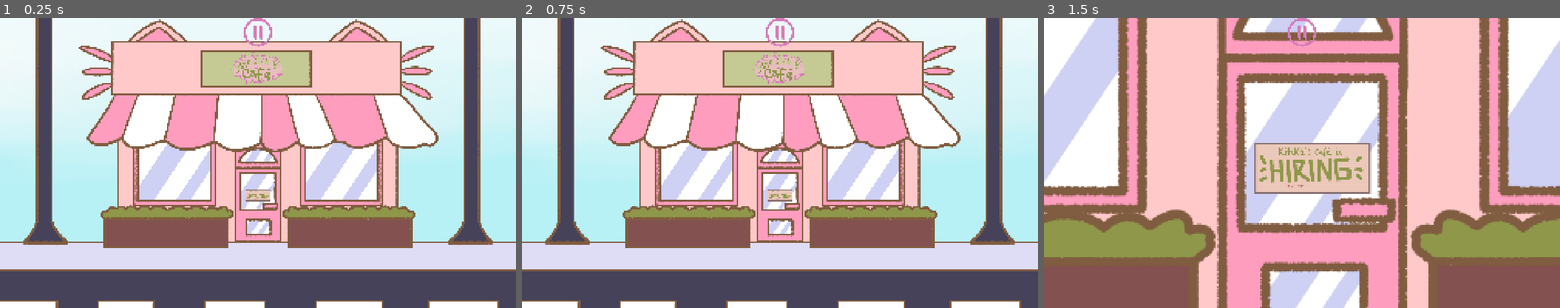
Above: before the commit, frames 1-3 (left to right).
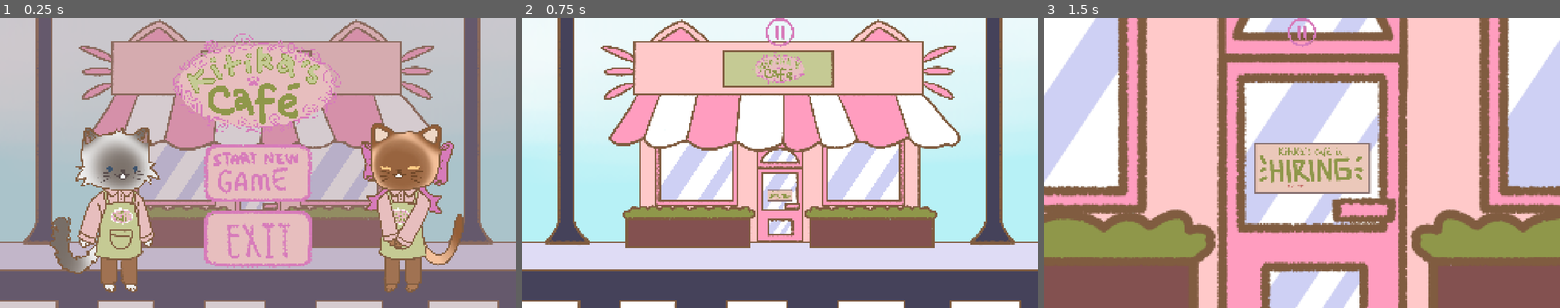
Above: after the commit, the same moments.

Repository: tabyrocket/kitikas-cafe
Game: Godot game, scene res://scenes/main_menu.tscn
Two runs of this game, one before a commit and one after it. Both use one fixed random seed, a clock stepped at 60 frames per second and the inputs below. Before the commit the project starts from res://scenes/outside_scene.tscn.
Inputs (mouse positions are in pixels of both pictures, inside the frame that each line leads up to):
- Up to frame 1 (0.25 s): no input
- Up to frame 2 (0.75 s): click (780, 174) at 0.52 s
- Up to frame 3 (1.5 s): click (1302, 194) at 1.25 s

The runs differ from the first frame. In frame 1, 93% of the frame differs, in the area x 0-100%, y 0-100%; in frame 2, nothing differs; in frame 3, nothing differs.

Commit message:
Main menu

Diff:
--- a/kitikas-cafe/project.godot
+++ b/kitikas-cafe/project.godot
@@ -11,7 +11,7 @@
 [application]
 
 config/name="kitikas-cafe"
-run/main_scene="res://scenes/outside_scene.tscn"
+run/main_scene="uid://fjyps0itymn4"
 config/features=PackedStringArray("4.6", "GL Compatibility")
 config/icon="res://icon.svg"
 
--- /dev/null
+++ b/kitikas-cafe/scenes/main_menu.gd
@@ -0,0 +1,11 @@
+extends Control
+
+
+
+func _on_start_button_pressed() -> void:
+	print('hi')
+	get_tree().change_scene_to_file("res://scenes/outside_scene.tscn")
+
+
+func _on_exit_button_pressed() -> void:
+	get_tree().quit()
--- /dev/null
+++ b/kitikas-cafe/scenes/main_menu.tscn
@@ -0,0 +1,141 @@
+[gd_scene format=3 uid="uid://fjyps0itymn4"]
+
+[ext_resource type="Script" uid="uid://18w5h2o0fvr0" path="res://scenes/main_menu.gd" id="1_oa1go"]
+[ext_resource type="Texture2D" uid="uid://bgf774w81d8bv" path="res://assets/backgrounds/kitikas_cafe_outside.png" id="1_wu84c"]
+[ext_resource type="Texture2D" uid="uid://epnhcy3agr2m" path="res://assets/images/buttons/startmenubuttons_start.png" id="3_rtw2f"]
+[ext_resource type="Texture2D" uid="uid://bixppu6a8e0v" path="res://assets/images/buttons/startmenubuttons_start2.png" id="3_tbmy8"]
+[ext_resource type="Texture2D" uid="uid://cotos6ybsx10g" path="res://assets/images/buttons/startmenubuttons_exit.png" id="4_oa1go"]
+[ext_resource type="Texture2D" uid="uid://mnkvhoeafv7e" path="res://assets/characters/mc_default.png" id="5_oa1go"]
+[ext_resource type="Texture2D" uid="uid://cy5al2o2ldj35" path="res://assets/images/buttons/startmenubuttons_exit2.png" id="6_jk1qb"]
+[ext_resource type="Texture2D" uid="uid://dqabgmoglhblw" path="res://assets/characters/kitika_default.png" id="6_tbmy8"]
+[ext_resource type="Texture2D" uid="uid://bexkc74a4lahj" path="res://assets/images/sign.png" id="7_jk1qb"]
+
+[sub_resource type="StyleBoxTexture" id="StyleBoxTexture_tbmy8"]
+texture = ExtResource("3_rtw2f")
+
+[sub_resource type="StyleBoxTexture" id="StyleBoxTexture_5dd4i"]
+texture = ExtResource("3_tbmy8")
+
+[sub_resource type="StyleBoxTexture" id="StyleBoxTexture_jk1qb"]
+texture = ExtResource("3_tbmy8")
+
+[sub_resource type="StyleBoxEmpty" id="StyleBoxEmpty_lgwnu"]
+
+[sub_resource type="StyleBoxTexture" id="StyleBoxTexture_lgwnu"]
+texture = ExtResource("4_oa1go")
+
+[sub_resource type="StyleBoxTexture" id="StyleBoxTexture_flqon"]
+texture = ExtResource("6_jk1qb")
+
+[sub_resource type="StyleBoxTexture" id="StyleBoxTexture_rcqid"]
+texture = ExtResource("6_jk1qb")
+
+[node name="MainMenu" type="Control" unique_id=1740851639]
+layout_mode = 3
+anchors_preset = 15
+anchor_right = 1.0
+anchor_bottom = 1.0
+grow_horizontal = 2
+grow_vertical = 2
+script = ExtResource("1_oa1go")
+
+[node name="OutsideCafe" type="TextureRect" parent="." unique_id=999165150]
+layout_mode = 1
+anchors_preset = 15
+anchor_right = 1.0
+anchor_bottom = 1.0
+offset_right = 640.0
+offset_bottom = 360.0
+grow_horizontal = 2
+grow_vertical = 2
+scale = Vector2(0.75, 0.75)
+mouse_filter = 2
+texture = ExtResource("1_wu84c")
+
+[node name="ColorRect" type="ColorRect" parent="." unique_id=357450578]
+layout_mode = 1
+anchors_preset = 15
+anchor_right = 1.0
+anchor_bottom = 1.0
+grow_horizontal = 2
+grow_vertical = 2
+mouse_filter = 2
+color = Color(0.5868522, 0.48980373, 0.529022, 0.4)
+
+[node name="VBoxContainer" type="VBoxContainer" parent="." unique_id=2023531004]
+layout_mode = 1
+anchors_preset = 8
+anchor_left = 0.5
+anchor_top = 0.5
+anchor_right = 0.5
+anchor_bottom = 0.5
+offset_left = -200.0
+offset_top = -69.0
+offset_right = 200.0
+offset_bottom = 463.0
+grow_horizontal = 2
+grow_vertical = 2
+theme_override_constants/separation = 32
+
+[node name="StartButton" type="Button" parent="VBoxContainer" unique_id=1929893764]
+custom_minimum_size = Vector2(400, 213.87)
+layout_mode = 2
+theme_override_styles/normal = SubResource("StyleBoxTexture_tbmy8")
+theme_override_styles/pressed = SubResource("StyleBoxTexture_5dd4i")
+theme_override_styles/hover = SubResource("StyleBoxTexture_jk1qb")
+theme_override_styles/hover_pressed = SubResource("StyleBoxEmpty_lgwnu")
+icon_alignment = 1
+expand_icon = true
+
+[node name="ExitButton" type="Button" parent="VBoxContainer" unique_id=965672419]
+custom_minimum_size = Vector2(400, 213.87)
+layout_mode = 2
+theme_override_styles/normal = SubResource("StyleBoxTexture_lgwnu")
+theme_override_styles/pressed = SubResource("StyleBoxTexture_flqon")
+theme_override_styles/hover = SubResource("StyleBoxTexture_rcqid")
+theme_override_styles/hover_pressed = SubResource("StyleBoxEmpty_lgwnu")
+icon_alignment = 1
+expand_icon = true
+
+[node name="MC" type="TextureRect" parent="." unique_id=474609085]
+layout_mode = 0
+offset_left = -50.0
+offset_top = 164.0
+offset_right = 945.0
+offset_bottom = 1159.0
+mouse_filter = 2
+texture = ExtResource("5_oa1go")
+expand_mode = 1
+stretch_mode = 5
+
+[node name="Kitika" type="TextureRect" parent="." unique_id=2122592258]
+layout_mode = 0
+offset_left = 997.0
+offset_top = 164.0
+offset_right = 1992.0
+offset_bottom = 1159.0
+mouse_filter = 2
+texture = ExtResource("6_tbmy8")
+expand_mode = 1
+stretch_mode = 5
+
+[node name="Logo" type="TextureRect" parent="." unique_id=504816062]
+layout_mode = 1
+anchors_preset = 8
+anchor_left = 0.5
+anchor_top = 0.5
+anchor_right = 0.5
+anchor_bottom = 0.5
+offset_left = -532.0
+offset_top = -793.0
+offset_right = 463.0
+offset_bottom = 202.0
+grow_horizontal = 2
+grow_vertical = 2
+mouse_filter = 2
+texture = ExtResource("7_jk1qb")
+expand_mode = 1
+stretch_mode = 5
+
+[connection signal="pressed" from="VBoxContainer/StartButton" to="." method="_on_start_button_pressed"]
+[connection signal="pressed" from="VBoxContainer/ExitButton" to="." method="_on_exit_button_pressed"]
Binary file added: kitikas-cafe/assets/images/buttons/startmenubuttons_exit2.png
Not shown, added: kitikas-cafe/assets/images/buttons/startmenubuttons_exit2.png.import
Binary file added: kitikas-cafe/assets/images/buttons/startmenubuttons_start2.png
Not shown, added: kitikas-cafe/assets/images/buttons/startmenubuttons_start2.png.import
Binary file added: kitikas-cafe/assets/images/sign.png
Not shown, added: kitikas-cafe/assets/images/sign.png.import
Not shown, added: kitikas-cafe/scenes/main_menu.gd.uid
Not shown, added: kitikas-cafe/assets/images/buttons/startmenubuttons_exit2.png~
